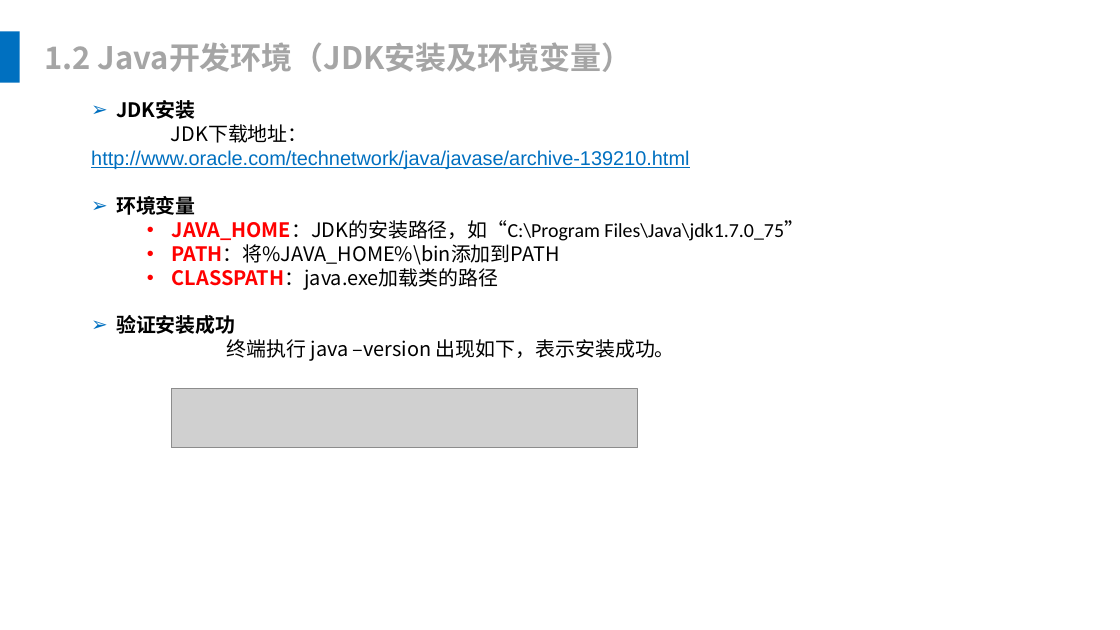
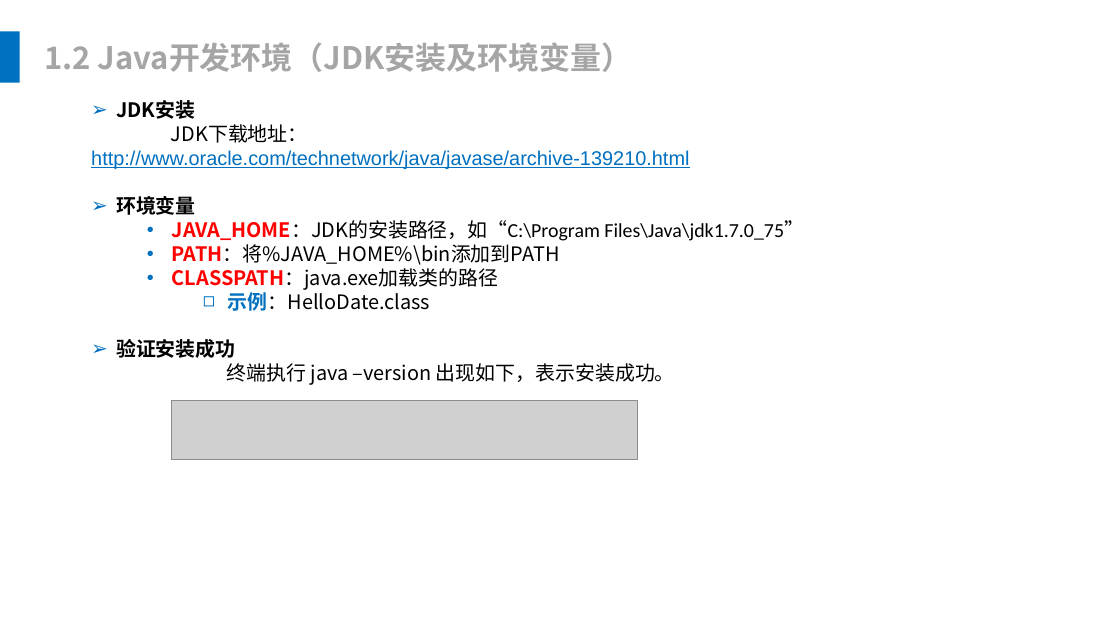
Before and after one commit to leonliu06/JavaTrainning, a slide deck: slide 5 of Java基础培训.pptx. Drawn at 1120x630 pixels with LibreOffice and Linux fonts; fonts in the diff are those of the drawing; grey boxes stand for pictures. Boxes give left, top, right and bottom in pixels: in the first picture for what was removed or moved away, otherwise in the second. Text is boxed around its words. In the diff, an @@ line names an element or a change of style, - is before the commit and + after.

```diff
--- a/Java基础培训.pptx
+++ b/Java基础培训.pptx
@@ text at [228,288,430,311]: paragraph added @@
+    ◻ 示例：HelloDate.class
@@ picture: place and size @@
-picture at [171,389,638,448]
+picture at [171,401,638,460]
```
Also in this commit, not shown: 2 other slides changed, 4 slides added, 2 slides removed, 3 other files.
